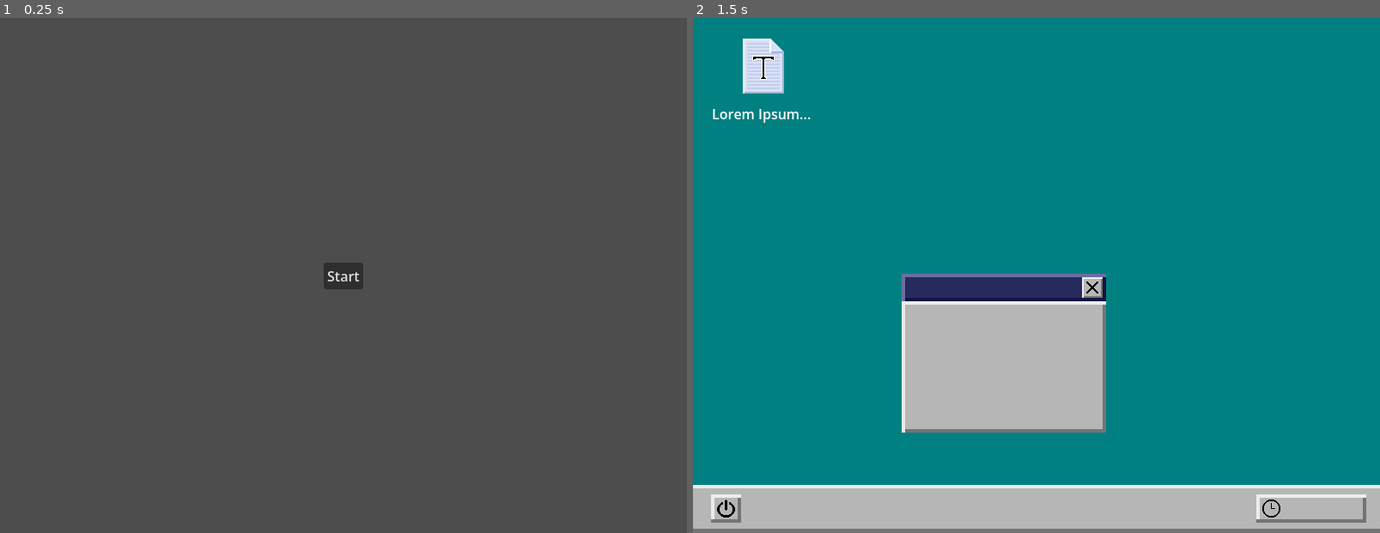
Above: before the commit, frames 1-2 (left to right).
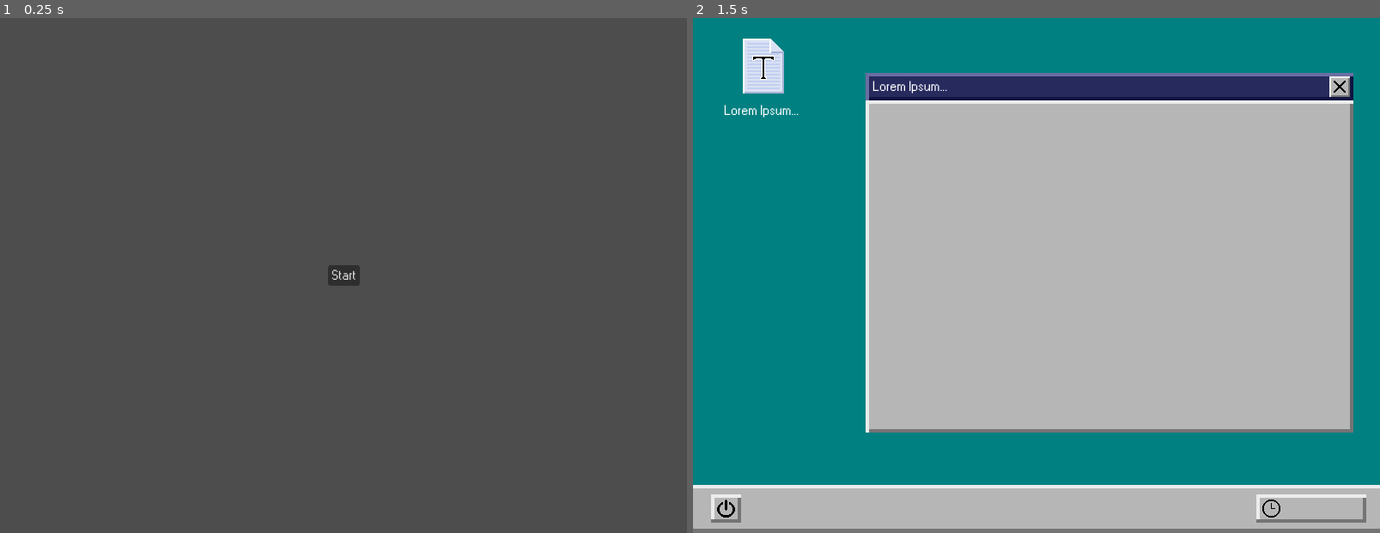
Above: after the commit, the same moments.

Repository: Deeeeelan/gmtk-game-jam-2026
Game: Godot game, scene res://scenes/title_screen.tscn
The game is run twice, just before and just after one commit, with the same random seed, the same clock (stepped at 60 frames per second) and the same inputs. The engine's default icon, where the game draws it, is replaced by a stand-in: a white triangle on a blue panel in a dark square.
Inputs:
- Up to frame 1 (0.25 s): no input
- Up to frame 2 (1.5 s): click "Start" at 0.5 s; tap Enter at 1.25 s

The runs differ from the first frame. In frame 1, 0.2% of the frame differs, in the area x 47-53%, y 47-53%; in frame 2, 43%, in the area x 2-97%, y 10-81%.

Commit message:
Add font

Diff:
--- a/project.godot
+++ b/project.godot
@@ -30,6 +30,10 @@
 
 enabled=PackedStringArray()
 
+[gui]
+
+theme/custom_font="uid://dvlbnu5giiesy"
+
 [physics]
 
 3d/physics_engine="Jolt Physics"
--- a/scenes/game.tscn
+++ b/scenes/game.tscn
@@ -168,9 +168,9 @@
 
 [node name="Window" type="Control" parent="CanvasLayer/Control/Windows" unique_id=2131702767]
 anchors_preset = 0
-offset_left = 243.0
-offset_top = 298.0
-offset_right = 481.0
+offset_left = 201.0
+offset_top = 64.0
+offset_right = 769.0
 offset_bottom = 483.0
 
 [node name="Top" type="NinePatchRect" parent="CanvasLayer/Control/Windows/Window" unique_id=1339523606]
@@ -211,6 +211,17 @@
 texture_normal = ExtResource("6_vtaks")
 stretch_mode = 0
 
+[node name="Title" type="Label" parent="CanvasLayer/Control/Windows/Window/Top" unique_id=1254826873]
+layout_mode = 1
+anchors_preset = -1
+anchor_right = 1.0
+anchor_bottom = 1.0
+offset_left = 8.0
+grow_horizontal = 2
+grow_vertical = 2
+text = "Lorem Ipsum..."
+vertical_alignment = 1
+
 [node name="Body" type="NinePatchRect" parent="CanvasLayer/Control/Windows/Window" unique_id=2041510522]
 layout_mode = 1
 anchors_preset = -1
@@ -224,3 +235,19 @@
 patch_margin_top = 5
 patch_margin_right = 5
 patch_margin_bottom = 5
+
+[node name="MG_Word" type="Control" parent="CanvasLayer/Control/Windows/Window/Body" unique_id=1247462994]
+layout_mode = 1
+anchors_preset = 15
+anchor_right = 1.0
+anchor_bottom = 1.0
+grow_horizontal = 2
+grow_vertical = 2
+
+[node name="TextureRect" type="TextureRect" parent="CanvasLayer/Control/Windows/Window/Body" unique_id=1864992959]
+layout_mode = 1
+anchors_preset = 15
+anchor_right = 1.0
+anchor_bottom = 1.0
+grow_horizontal = 2
+grow_vertical = 2
--- a/scripts/minigames.gd
+++ b/scripts/minigames.gd
@@ -2,7 +2,7 @@
 
 var games = {
 	0: {
-		name = "test",
+		name = "msword",
 		node = "",
 	}
 }
Not shown, added: assets/fonts/w95fa/OFL.txt
Binary file added: assets/fonts/w95fa/W95F.otf
Not shown, added: assets/fonts/w95fa/W95F.otf.import
Not shown, added: assets/fonts/w95fa/readme.txt
